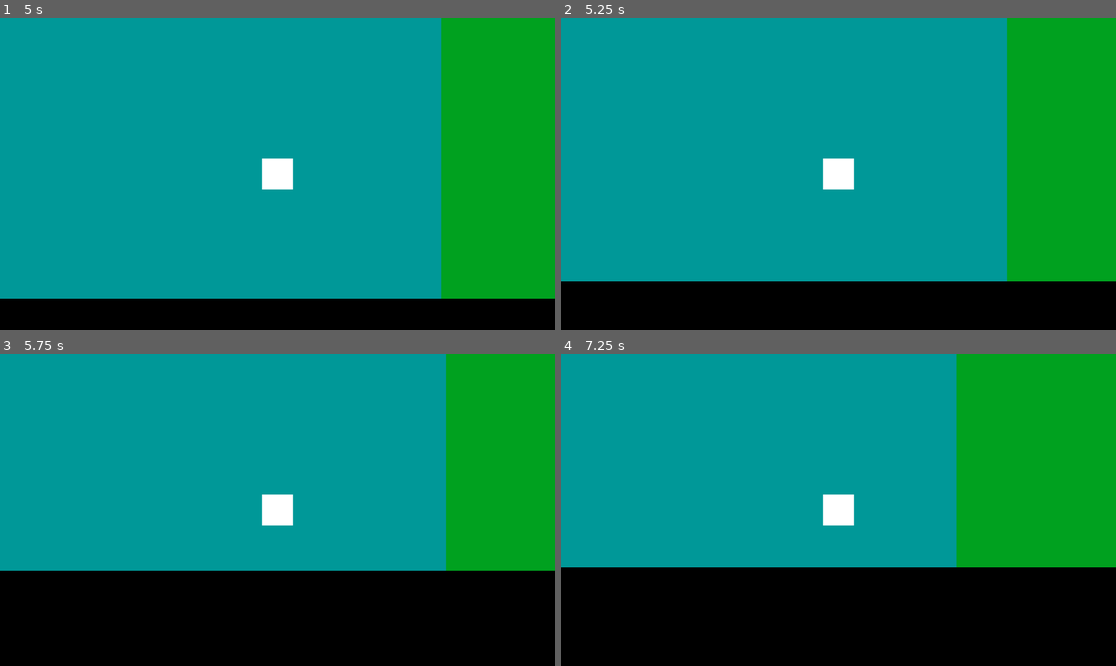
Above: before the commit, frames 1-4 (two rows, left to right).
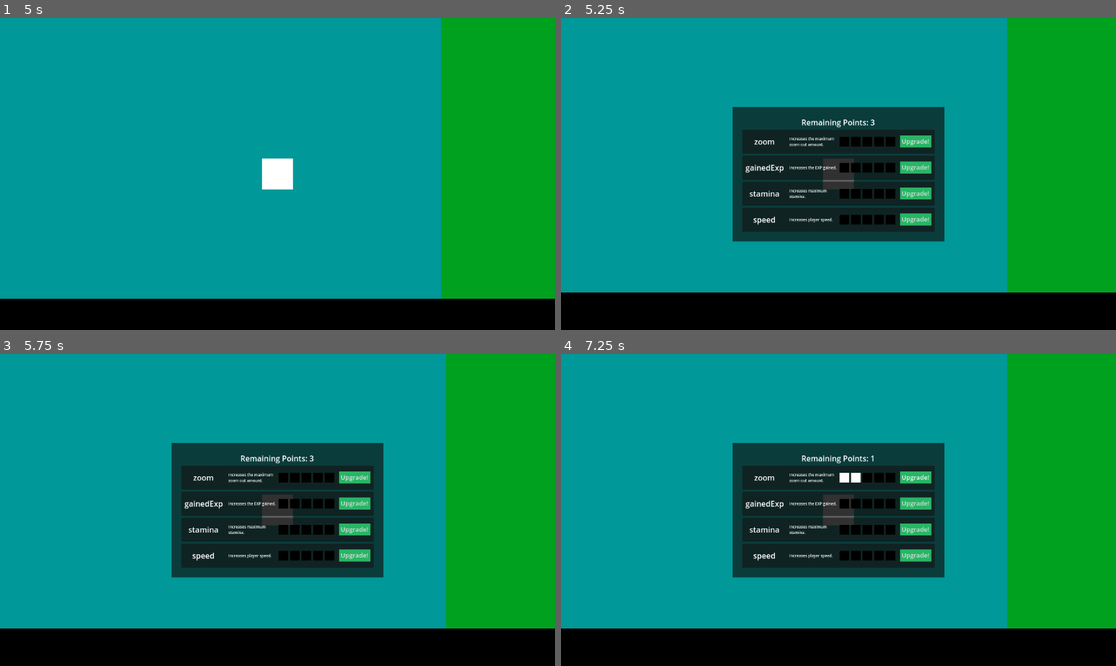
Above: after the commit, the same moments.

Repository: morie197/guwa-guwa-adventures
Game: Godot game, scene res://scenes/level.tscn
Two runs of this game, one before a commit and one after it. Both use one fixed random seed, a clock stepped at 60 frames per second and the inputs below.
Inputs (mouse positions are in pixels of both pictures, inside the frame that each line leads up to):
- Up to frame 1 (5 s): tap Enter at 0.5 s; hold D (right) 0.53-1.28 s; tap R (dive) at 0.6, 3.05, 3.6 s; tap Space (fly) at 0.8, 1.35, 3.8, 4.35 s; hold S (down) 1.28-2.03 s; tap Q (quack) at 1.55, 2.1, 4.55 s; hold D (right) 2.03-2.78 s; hold Shift (sprint) 2.03-2.78 s; hold W (up) 2.78-3.53 s; tap Shift (sprint) at 2.85 s; hold A (left) from 3.53 s (still down)
- Up to frame 2 (5.25 s): release A (left) at 5.03 s; hold S (down) from 5.03 s (still down); hold Shift (sprint) from 5.03 s (still down); tap Q (quack) at 5.1 s
- Up to frame 3 (5.75 s): keep holding S (down); keep holding Shift (sprint)
- Up to frame 4 (7.25 s): release S (down) at 5.75 s; release Shift (sprint) at 5.75 s; click (916, 478) at 5.75 s, where only the run after the commit has a clickable "Upgrade!"; tap Space (fly) at 6.5 s; hold D (right) from 6.53 s (still down); tap Shift (sprint) at 6.6 s; tap R (dive) at 6.8 s

Frame 1 is identical in both runs. In frame 2, 20% of the frame differs, in the area x 0-100%, y 28-88%; in frame 3, 34%; in frame 4, 41%, in the area x 0-100%, y 0-88%.

Commit message:
[feat] Level up UI
Added level up UI that also displays new abilities unlocked, along with the previous upgrade UI.

Diff:
--- /dev/null
+++ b/levelUpUI.gd
@@ -0,0 +1,23 @@
+extends PanelContainer
+
+const UPGRADE_SELECTION_UI = preload("uid://dwgfu70tl5d85")
+const NEW_ABILITY_UI = preload("uid://bkgdqgkcf3kcv")
+
+@onready var popups = $Popups
+
+var selectionUI
+var abilityUI
+
+func _ready():
+	GameManager.paused = true
+
+	if AbilityData.ABILITIES.has(GameManager.level):
+		abilityUI = NEW_ABILITY_UI.instantiate()
+		popups.add_child(abilityUI)
+
+	selectionUI = UPGRADE_SELECTION_UI.instantiate()
+	selectionUI.UIManager = self
+	popups.add_child(selectionUI)
+
+func hideLevelUpUI():
+	queue_free()
--- /dev/null
+++ b/scenes/levelUpUI.tscn
@@ -0,0 +1,24 @@
+[gd_scene load_steps=3 format=3 uid="uid://dqqnbgo7hdj8n"]
+
+[ext_resource type="Script" uid="uid://c555okju7rah0" path="res://levelUpUI.gd" id="1_cbfmt"]
+
+[sub_resource type="StyleBoxFlat" id="StyleBoxFlat_lu61t"]
+bg_color = Color(0.0627451, 0.0627451, 0.0627451, 0.6784314)
+expand_margin_left = 20.0
+expand_margin_top = 20.0
+expand_margin_right = 20.0
+expand_margin_bottom = 20.0
+
+[node name="levelUpUI" type="PanelContainer"]
+anchors_preset = 8
+anchor_left = 0.5
+anchor_top = 0.5
+anchor_right = 0.5
+anchor_bottom = 0.5
+grow_horizontal = 2
+grow_vertical = 2
+theme_override_styles/panel = SubResource("StyleBoxFlat_lu61t")
+script = ExtResource("1_cbfmt")
+
+[node name="Popups" type="VBoxContainer" parent="."]
+layout_mode = 2
--- /dev/null
+++ b/scenes/new_ability_ui.tscn
@@ -0,0 +1,39 @@
+[gd_scene load_steps=2 format=3 uid="uid://bkgdqgkcf3kcv"]
+
+[ext_resource type="Script" uid="uid://bfotjenqts535" path="res://scripts/new_ability_ui.gd" id="1_t766n"]
+
+[node name="newAbilityUI" type="VBoxContainer"]
+offset_right = 256.0
+offset_bottom = 198.0
+script = ExtResource("1_t766n")
+
+[node name="levelUpText" type="RichTextLabel" parent="."]
+custom_minimum_size = Vector2(0, 60)
+layout_mode = 2
+size_flags_vertical = 3
+theme_override_font_sizes/normal_font_size = 30
+text = "Level up!"
+fit_content = true
+autowrap_mode = 0
+horizontal_alignment = 1
+vertical_alignment = 1
+
+[node name="newAbilityText" type="RichTextLabel" parent="."]
+custom_minimum_size = Vector2(0, 30)
+layout_mode = 2
+size_flags_vertical = 3
+text = "New Ability: Walking!"
+horizontal_alignment = 1
+
+[node name="abilityMenu" type="VBoxContainer" parent="."]
+layout_mode = 2
+size_flags_vertical = 3
+
+[node name="info" type="HBoxContainer" parent="abilityMenu"]
+layout_mode = 2
+
+[node name="Description" type="RichTextLabel" parent="abilityMenu/info"]
+custom_minimum_size = Vector2(256, 100)
+layout_mode = 2
+fit_content = true
+scroll_active = false
--- a/scenes/upgrade_selection_ui.tscn
+++ b/scenes/upgrade_selection_ui.tscn
@@ -2,40 +2,19 @@
 
 [ext_resource type="Script" uid="uid://bd0cekfa3ldlr" path="res://scripts/upgrade_selection_ui.gd" id="1_buvbx"]
 
-[node name="upgradeSelectionUI" type="Control"]
-custom_minimum_size = Vector2(500, 500)
-layout_mode = 3
-anchors_preset = 8
-anchor_left = 0.5
-anchor_top = 0.5
-anchor_right = 0.5
-anchor_bottom = 0.5
-offset_left = -100.0
-offset_right = 100.0
-grow_horizontal = 2
-grow_vertical = 2
-size_flags_horizontal = 4
-size_flags_vertical = 4
+[node name="upgradeSelectionUI" type="VBoxContainer"]
+offset_right = 140.0
+offset_bottom = 27.0
+alignment = 1
 script = ExtResource("1_buvbx")
 
-[node name="upgradeSelection" type="VBoxContainer" parent="."]
-layout_mode = 1
-anchors_preset = 15
-anchor_right = 1.0
-anchor_bottom = 1.0
-grow_horizontal = 2
-grow_vertical = 2
-size_flags_horizontal = 0
-size_flags_vertical = 0
-alignment = 1
-
-[node name="UpgradePoints" type="Label" parent="upgradeSelection"]
+[node name="UpgradePoints" type="Label" parent="."]
 layout_mode = 2
 text = "Remaining Points:"
 horizontal_alignment = 1
 vertical_alignment = 1
 
-[node name="UpgradeSelections" type="VBoxContainer" parent="upgradeSelection"]
+[node name="UpgradeSelections" type="VBoxContainer" parent="."]
 layout_mode = 2
 size_flags_horizontal = 4
 alignment = 1
--- /dev/null
+++ b/scripts/Abilities.gd
@@ -0,0 +1,43 @@
+extends Node
+class_name AbilityData
+
+const ABILITIES = {
+
+	1: {
+		"name": "swim",
+		"description": "Allows for swimming."
+		},
+	2: {
+		"name": "sprint",
+		"description": "Press SHIFT to move faster!"
+		},
+	3: {
+		"name": "quack",
+		"description": "Press Q to quack! Quacking gives EXP and can scare off animals."
+		},
+	5: {
+		"name": "walk",
+		"description": "Allows you to walk on the land."
+		},
+	8: {
+		"name": "sonar",
+		"description": "Press E to search your sorroundings, uncovering secret areas and items!"
+		},
+	10: {
+		"name": "dive",
+		"description": "Press R to dive into deeper water, allowing traversal to new areas!"
+		},
+	13: {
+		"name": "eggs",
+		"description": "Press F to lay eggs! Once hatched, smaller ducks will follow and assist you, potentially finding bread for you!"
+		},
+	15: {
+		"name": "fly",
+		"description": "Press SPACEBAR to take off, moving much faster than usual and overcoming lower obstacles."
+		},
+	20: {
+		"name": "migrate",
+		"description": "Hold SPACEBAR for 5 seconds to migrate, beating the game!"
+		}
+
+	}
--- /dev/null
+++ b/scripts/new_ability_ui.gd
@@ -0,0 +1,8 @@
+extends VBoxContainer
+
+@onready var description = $abilityMenu/info/Description
+@onready var new_ability_text = $newAbilityText
+
+func _ready():
+	new_ability_text.text = "New ability unlocked: " + str(AbilityData.ABILITIES[GameManager.level]["name"]) + "!"
+	description.text = AbilityData.ABILITIES[GameManager.level]["description"]
--- a/scripts/player.gd
+++ b/scripts/player.gd
@@ -12,7 +12,7 @@
 var sprintMult: float = 1.3
 var sprinting: bool = false
 var tired: bool = false
-var quackEXP: int = 20
+var quackEXP: int = 100
 
 var staminaMultiplier: float = 1.0
 var zoomMultiplier: float = 1.0 # unused
@@ -54,12 +54,11 @@
 			if stamina < maxStamina * staminaMultiplier:
 				stamina+=delta * staminaRecoveryRate
 			else:
-				print(stamina)
 				tired = false
 
 	if GameManager.abilities.has("quack"):
 		if Input.is_action_just_pressed("quack"):
-			print("quack")
+			#print("quack")
 			GameManager.expGain(quackEXP)
 
 func _area_enter(area):
--- a/scripts/ui_manager.gd
+++ b/scripts/ui_manager.gd
@@ -1,7 +1,7 @@
 extends CanvasLayer
 
-const UPGRADE_SELECTION_UI = preload("uid://dwgfu70tl5d85")
-var selectionUI
+const LEVEL_UP_UI = preload("uid://dqqnbgo7hdj8n")
+
 
 # Called when the node enters the scene tree for the first time.
 func _ready():
@@ -13,7 +13,6 @@
 	pass
 
 func _showLevelUpUI():
-	if selectionUI != null:
-		queue_free()
-	selectionUI = UPGRADE_SELECTION_UI.instantiate()
-	add_child(selectionUI)
+	GameManager.paused = true
+	var levelUpUI = LEVEL_UP_UI.instantiate()
+	add_child(levelUpUI)
--- a/scripts/upgrade_selection_ui.gd
+++ b/scripts/upgrade_selection_ui.gd
@@ -1,12 +1,13 @@
-extends Control
+extends VBoxContainer
 
 const UPGRADE_UI = preload("uid://bdqibxl2ctiqt")
 
-@onready var upgrade_selections = $upgradeSelection/UpgradeSelections
-@onready var upgrade_points = $upgradeSelection/UpgradePoints
+@onready var upgrade_selections = $UpgradeSelections
+@onready var upgrade_points = $UpgradePoints
+
+var UIManager
 
 func _ready():
-	GameManager.paused = true
 	for k in UpgradeData.UPGRADES:
 		var card = UPGRADE_UI.instantiate()
 		upgrade_selections.add_child(card)
@@ -16,6 +17,7 @@
 		card.upgradeName = k
 		card.description = UpgradeData.UPGRADES[k]["description"]
 		card.initialize()
+	reset_size()
 
 func updateRemainingPoints():
 	upgrade_points.text = "Remaining Points: " + str(GameManager.availableUpgradePoints)
--- a/scripts/upgrade_ui.gd
+++ b/scripts/upgrade_ui.gd
@@ -63,8 +63,7 @@
 
 	GameManager.availableUpgradePoints -= 1
 	if GameManager.availableUpgradePoints == 0:
-		if !upgradeSelectionUI.is_queued_for_deletion():
-			upgradeSelectionUI.queue_free()
-			GameManager.closeUpgrades()
+		upgradeSelectionUI.UIManager.hideLevelUpUI()
+		GameManager.closeUpgrades()
 
 	_updateUI()
Not shown, added: levelUpUI.gd.uid
Not shown, added: scripts/Abilities.gd.uid
Not shown, added: scripts/new_ability_ui.gd.uid
